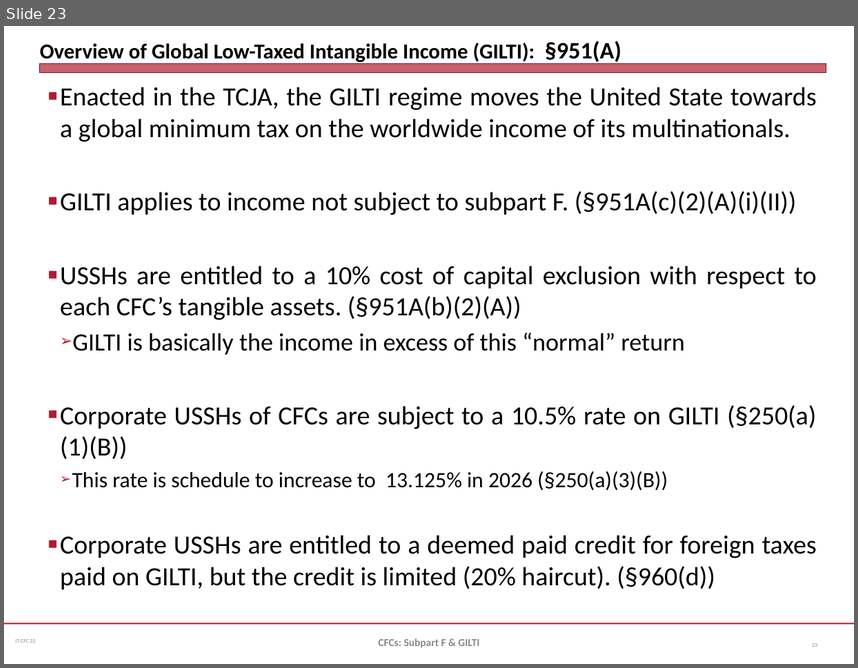
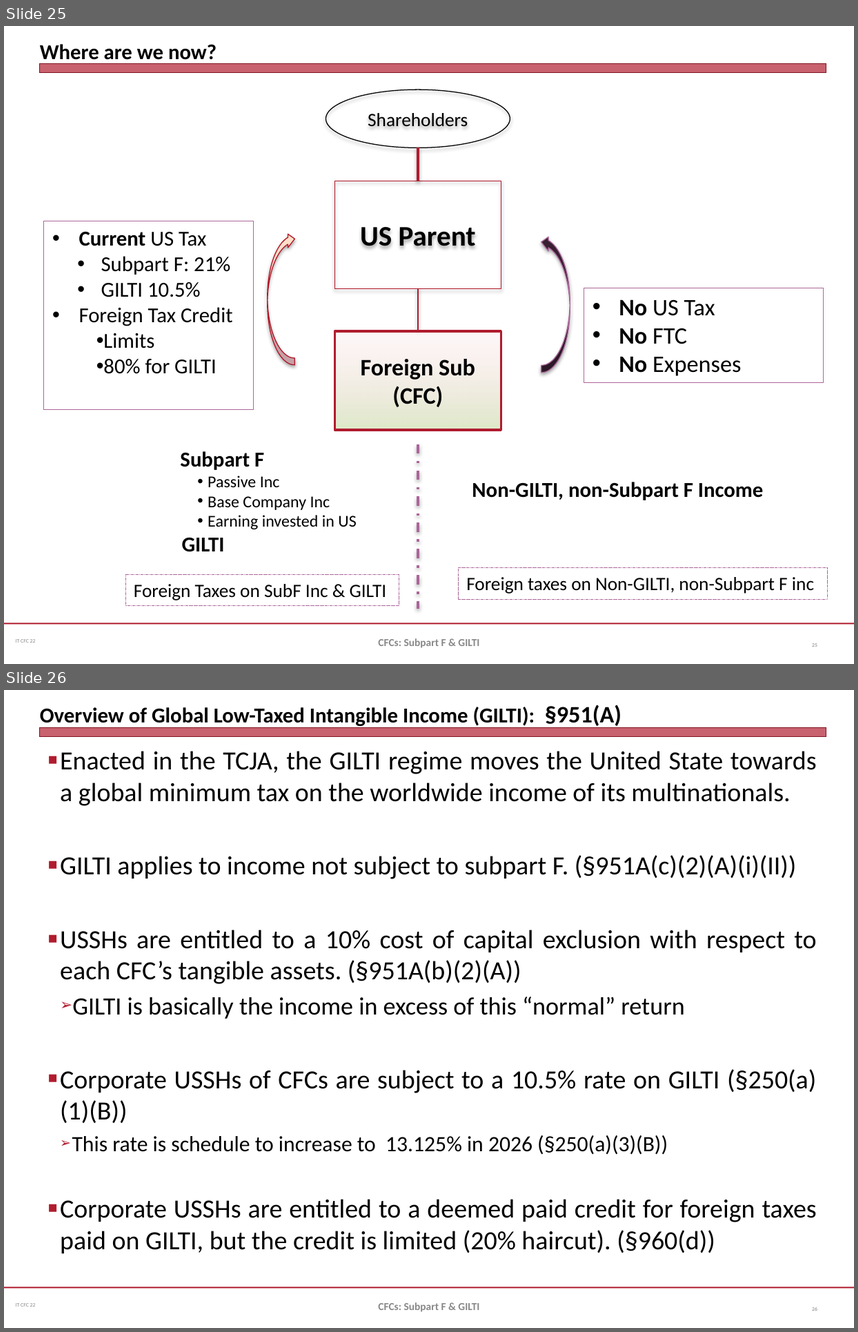
Before and after one commit to jmc877/International-Tax, a slide deck: slides/IT_CFC_22_1.pptx. Shown one above the other, each under a label of ours: slide 23 before the commit, slides 25 and 26 after it. The pictures are 858x668 and 858x1332 pixels, drawn with LibreOffice and Linux fonts; fonts in the diff are those of the drawing. Boxes give left, top, right and bottom in pixels: in the first picture for what was removed or moved away, otherwise in the second. Text is boxed around its words. In the diff, an @@ line names an element or a change of style, - is before the commit and + after.

```diff
--- a/slides/IT_CFC_22_1.pptx
+++ b/slides/IT_CFC_22_1.pptx
@@ slide 25 added at [4,26,854,664], background #FFFFFF; not listed: 3 template elements that a slide beside it also shows @@
@@ title added at [40,44,217,65], 18 pt, text #000000, bold @@
+Where are we now?
@@ ellipse added at [326,89,510,147], outline #000000 0.75 pt, 16 pt, text #000000 @@
+Shareholders
@@ line added from (418, 147) to (418, 181), #B01C2E 2 pt @@
@@ rectangle added at [335,181,500,289], outline #B0182A 0.75 pt, 24 pt, text #000000, bold @@
+US Parent
@@ rectangle added at [44,221,253,410], outline #AB6699 0.75 pt, 18 pt, text #000000 @@
+• Current US Tax
+  • Subpart F: 21%
+  • GILTI 10.5%
+• Foreign Tax Credit
+  • Limits
+  • 80% for GILTI
@@ curved left arrow added at [268,232,294,364], fill gradient #FFDFC8 to #F7CAD0, outline #B0182A 0.75 pt @@
@@ curved left arrow added at [542,235,570,373], fill #381F31, outline #AB6699 0.75 pt @@
@@ line added from (418, 289) to (418, 331), #B01C2E 1 pt @@
@@ rectangle added at [584,288,824,382], outline #AB6699 0.75 pt, 20 pt, text #000000 @@
+• No US Tax
+• No FTC
+• No Expenses
@@ rectangle added at [335,331,500,430], fill gradient #DEE9C9 to #FADDE0, outline #B01C2E 2 pt, 20 pt, text #000000, bold @@
+Foreign Sub
+(CFC)
@@ text added at [180,451,356,552], 14 pt, text #000000 @@
+Subpart F
+• Passive Inc
+• Base Company Inc
+• Earning invested in US
+GILTI
@@ line added from (418, 444) to (418, 608), #AB6699 2 pt dashed @@
@@ text added at [472,481,764,500], 18 pt, text #000000, bold @@
+Non-GILTI, non-Subpart F Income
@@ rectangle added at [125,573,399,605], outline #AB6699 0.25 pt dashed, 16 pt, text #000000 @@
+Foreign Taxes on SubF Inc & GILTI
@@ rectangle added at [458,568,828,599], outline #AB6699 0.25 pt dashed, 16 pt, text #000000 @@
+Foreign taxes on Non-GILTI, non-Subpart F inc
@@ text added at [378,638,479,648], 9 pt, text #898989, bold @@
+CFCs: Subpart F & GILTI
@@ page number added at [812,643,818,646], 4.5 pt, text #808080 @@
+25
@@ what was slide 23 is now slide 26 @@
```
Also in this commit, not shown: 1 slide changed, 2 other slides added.
